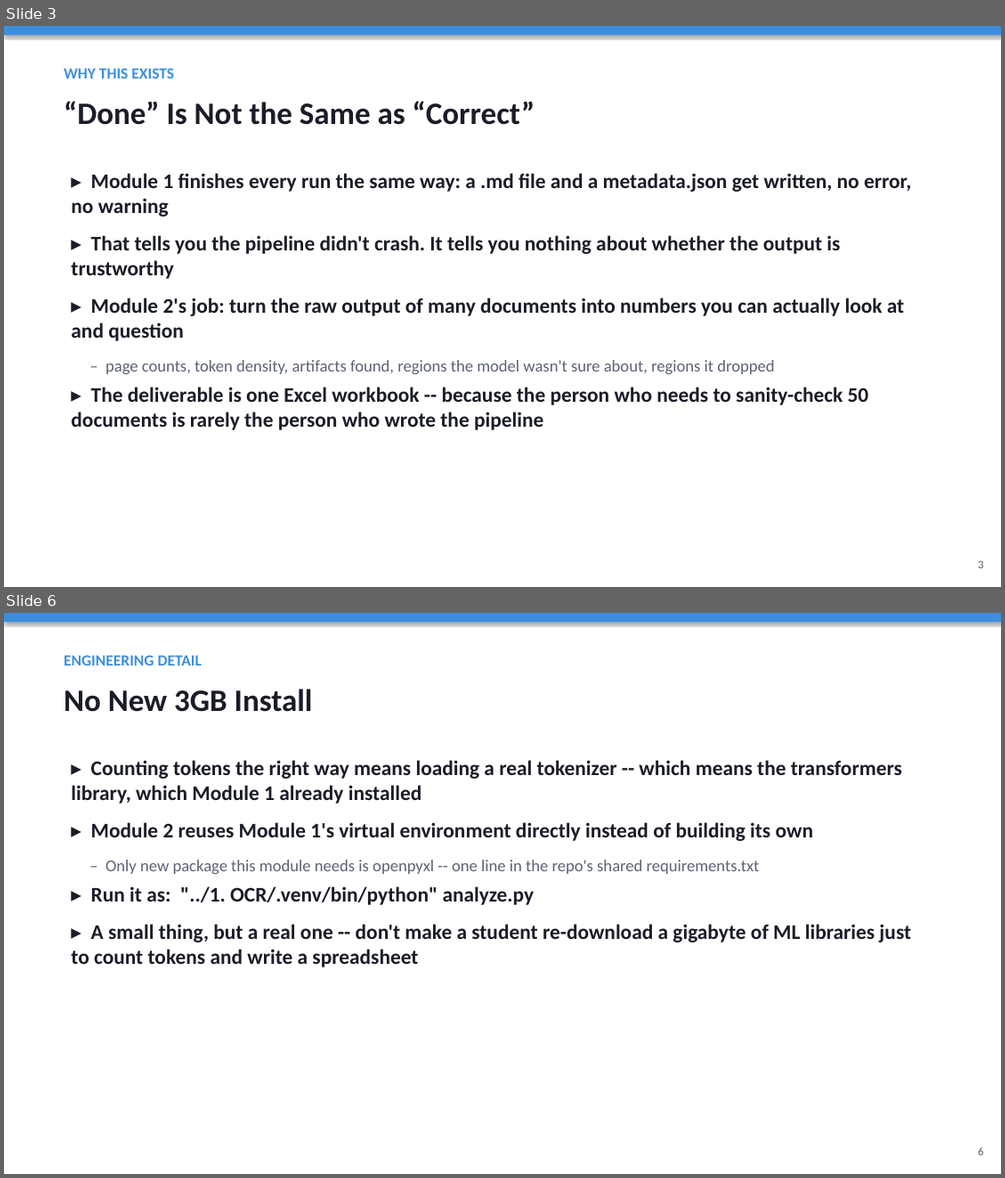
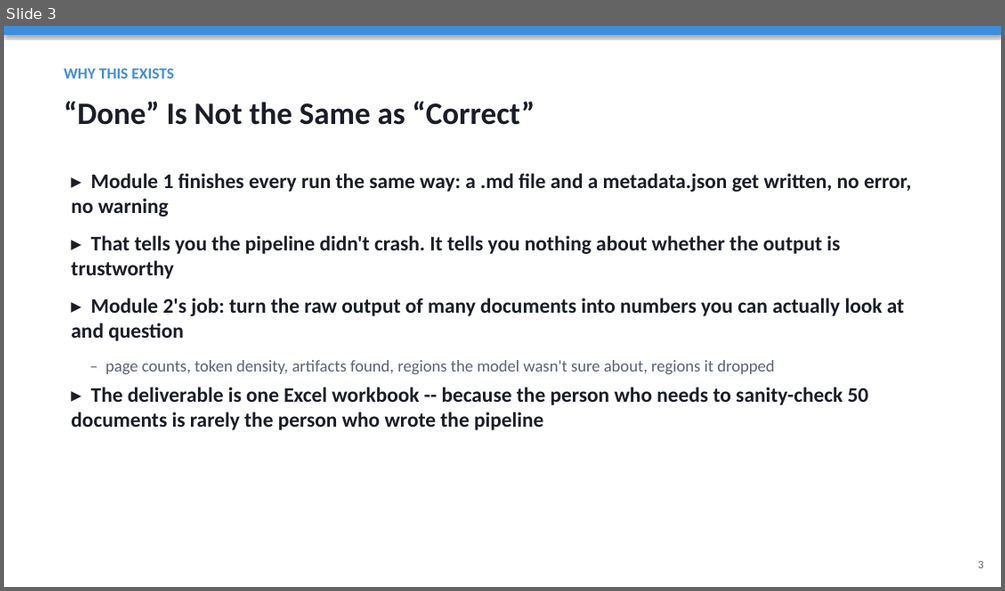
Before and after one commit to HITTESH2003/TRAINING, a slide deck: 2. ANALYSIS/Analysis_Module_Overview.pptx. Shown one above the other, each under a label of ours: slides 3 and 6 before the commit, slide 3 after it; the slides between them are not shown. The pictures are 1005x1178 and 1005x591 pixels, drawn with LibreOffice and Linux fonts; fonts in the diff are those of the drawing. Boxes give left, top, right and bottom in pixels: in the first picture for what was removed or moved away, otherwise in the second. Text is boxed around its words. In the diff, an @@ line names an element or a change of style, - is before the commit and + after.

```diff
--- a/2. ANALYSIS/Analysis_Module_Overview.pptx
+++ b/2. ANALYSIS/Analysis_Module_Overview.pptx
@@ slide 6 removed at box(4, 613, 1001, 1174), background #FFFFFF @@
@@ rectangle removed at box(4, 613, 1001, 622) @@
@@ text removed at box(64, 655, 202, 666) @@
-ENGINEERING DETAIL
@@ text removed at box(64, 689, 313, 712) @@
-No New 3GB Install
@@ text removed at box(71, 760, 911, 967) @@
-▸ Counting tokens the right way means loading a real tokenizer -- which means the transformers library, which Module 1 already installed
-▸ Module 2 reuses Module 1's virtual environment directly instead of building its own
-– Only new package this module needs is openpyxl -- one line in the repo's shared requirements.txt
-▸ Run it as: "../1. OCR/.venv/bin/python" analyze.py
-▸ A small thing, but a real one -- don't make a student re-download a gigabyte of ML libraries just to count tokens and write a spreadsheet
@@ text removed at box(978, 1147, 983, 1155) @@
-6
```
Also in this commit, not shown: 10 slides changed, 1 slide added, 4 other slides removed, 1 other file.
